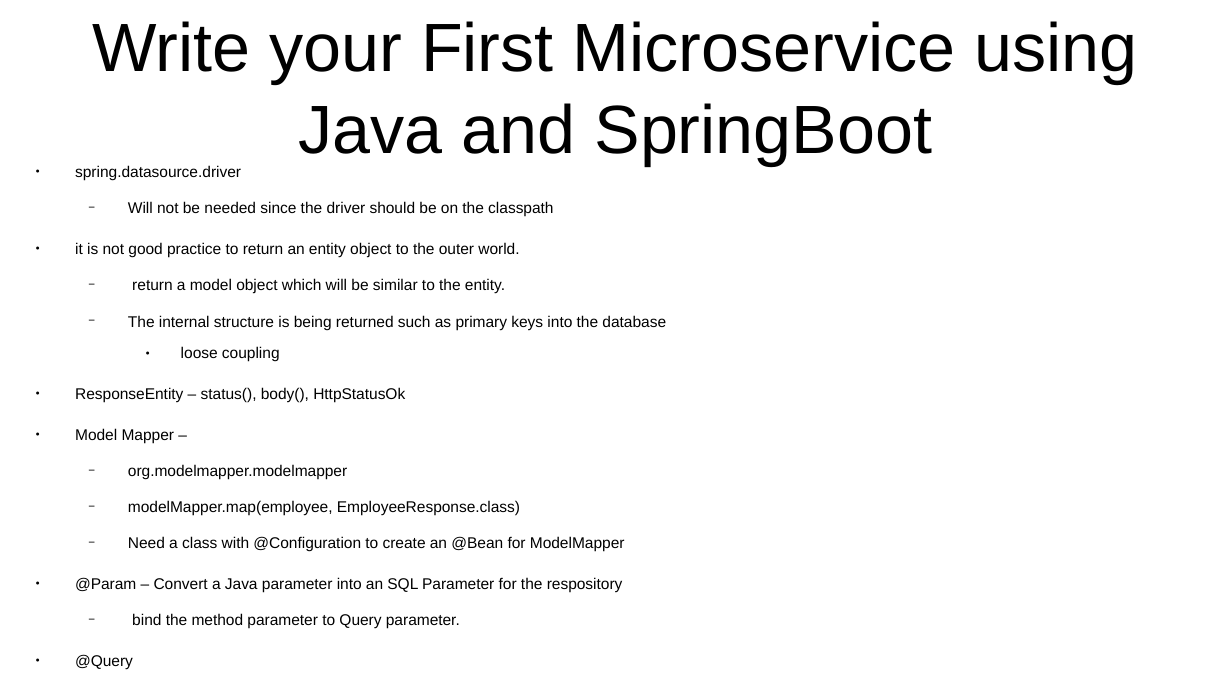
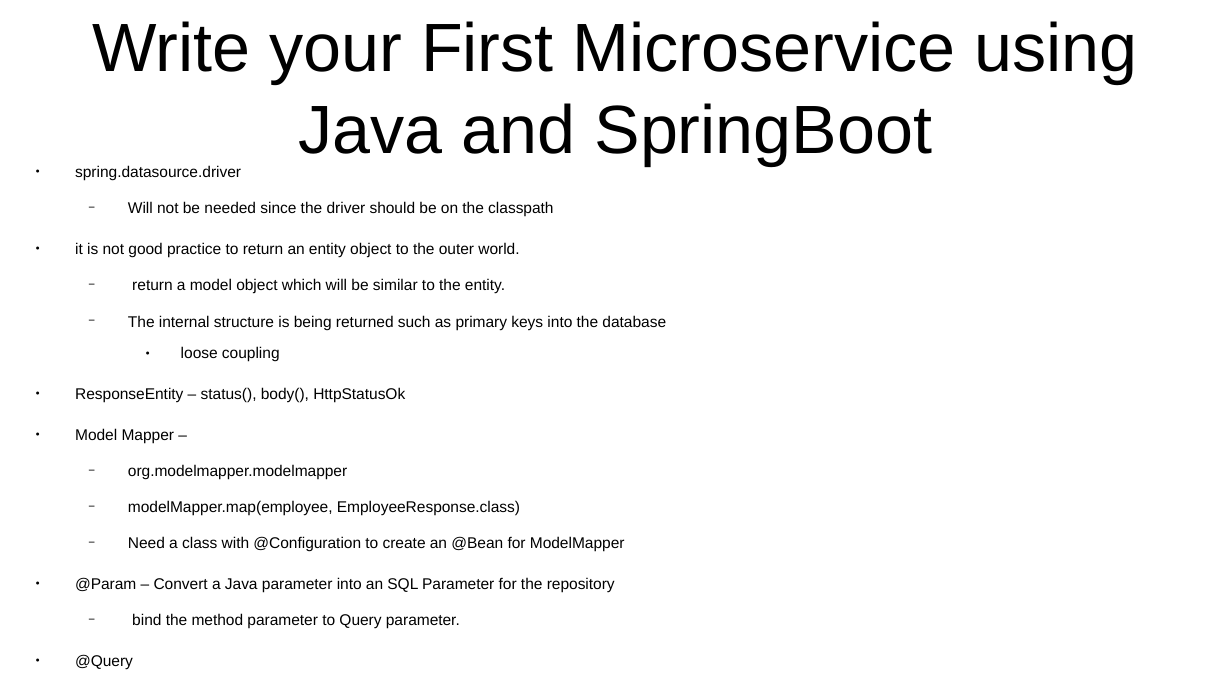
Before and after one commit to CharlesStockman/notesFromCourses, a slide deck: slide 8 of microservices -- definition/Microservice Architecture.odp (slide 7 before the commit). Drawn at 1232x693 pixels with LibreOffice and Linux fonts; fonts in the diff are those of the drawing. Boxes give left, top, right and bottom in pixels: in the first picture for what was removed or moved away, otherwise in the second. Text is boxed around its words. In the diff, an @@ line names an element or a change of style, - is before the commit and + after.

```diff
--- a/microservices -- definition/Microservice Architecture.odp
+++ b/microservices -- definition/Microservice Architecture.odp
@@ text at [75, 577, 615, 593]: text changed @@
-● @Param – Convert a Java parameter into an SQL Parameter for the respository
+● @Param – Convert a Java parameter into an SQL Parameter for the repository
```
Also in this commit, not shown: 6 other slides changed, 13 slides added, 1 slide removed, 25 other files.
